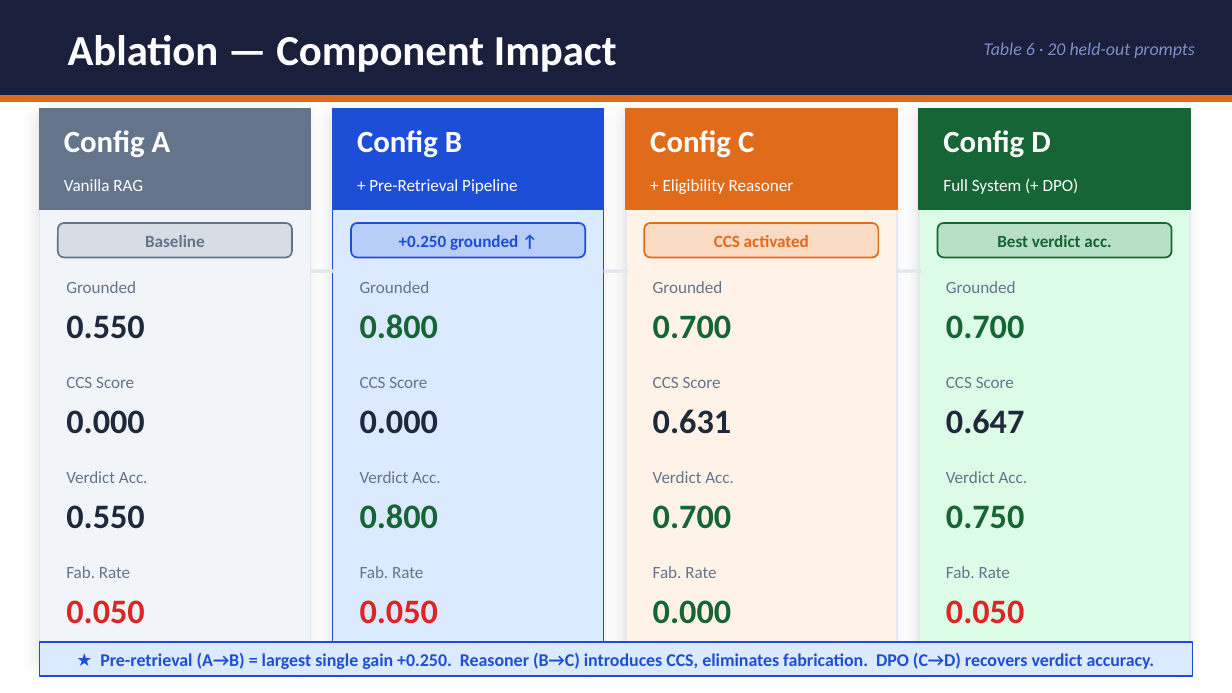
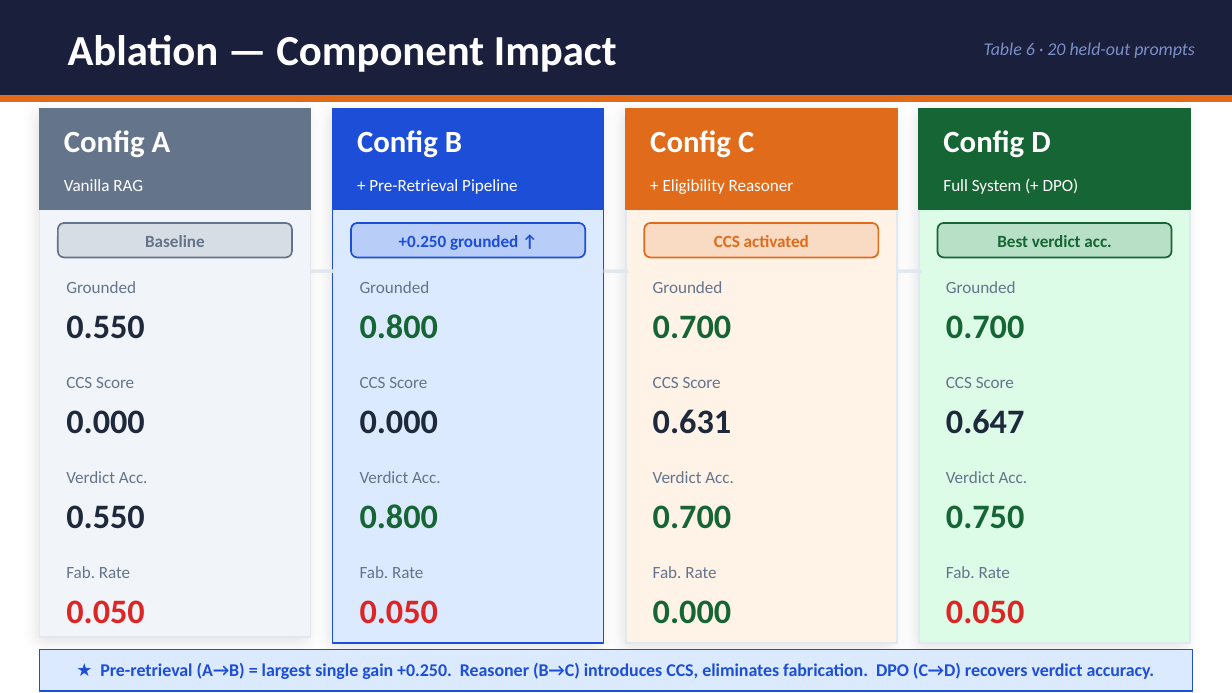
Before and after one commit to aarsh-adhvaryu/shramiksaathi, a slide deck: slide 8 of ShramikSaathi_Presentation.pptx. Drawn at 1232x693 pixels with LibreOffice and Linux fonts; fonts in the diff are those of the drawing. Boxes give left, top, right and bottom in pixels: in the first picture for what was removed or moved away, otherwise in the second. Text is boxed around its words. In the diff, an @@ line names an element or a change of style, - is before the commit and + after.

Commit message:
presentation

```diff
--- a/ShramikSaathi_Presentation.pptx
+++ b/ShramikSaathi_Presentation.pptx
@@ rectangle resized from (x1=39, y1=108, x2=310, y2=663) to (x1=39, y1=108, x2=310, y2=637) @@
@@ rectangle resized from (x1=333, y1=108, x2=604, y2=663) to (x1=333, y1=108, x2=604, y2=643) @@
@@ rectangle resized from (x1=626, y1=108, x2=897, y2=663) to (x1=626, y1=108, x2=897, y2=643) @@
@@ rectangle resized from (x1=919, y1=108, x2=1190, y2=663) to (x1=919, y1=108, x2=1190, y2=643) @@
@@ rectangle resized from (x1=39, y1=642, x2=1193, y2=676) to (x1=39, y1=649, x2=1193, y2=690) @@
@@ text "★ Pre-retrieval (A→B) = largest ..." moved from (x1=100, y1=653, x2=1155, y2=669) to (x1=100, y1=663, x2=1155, y2=679) @@
```
Also in this commit, not shown: 3 other slides changed.
